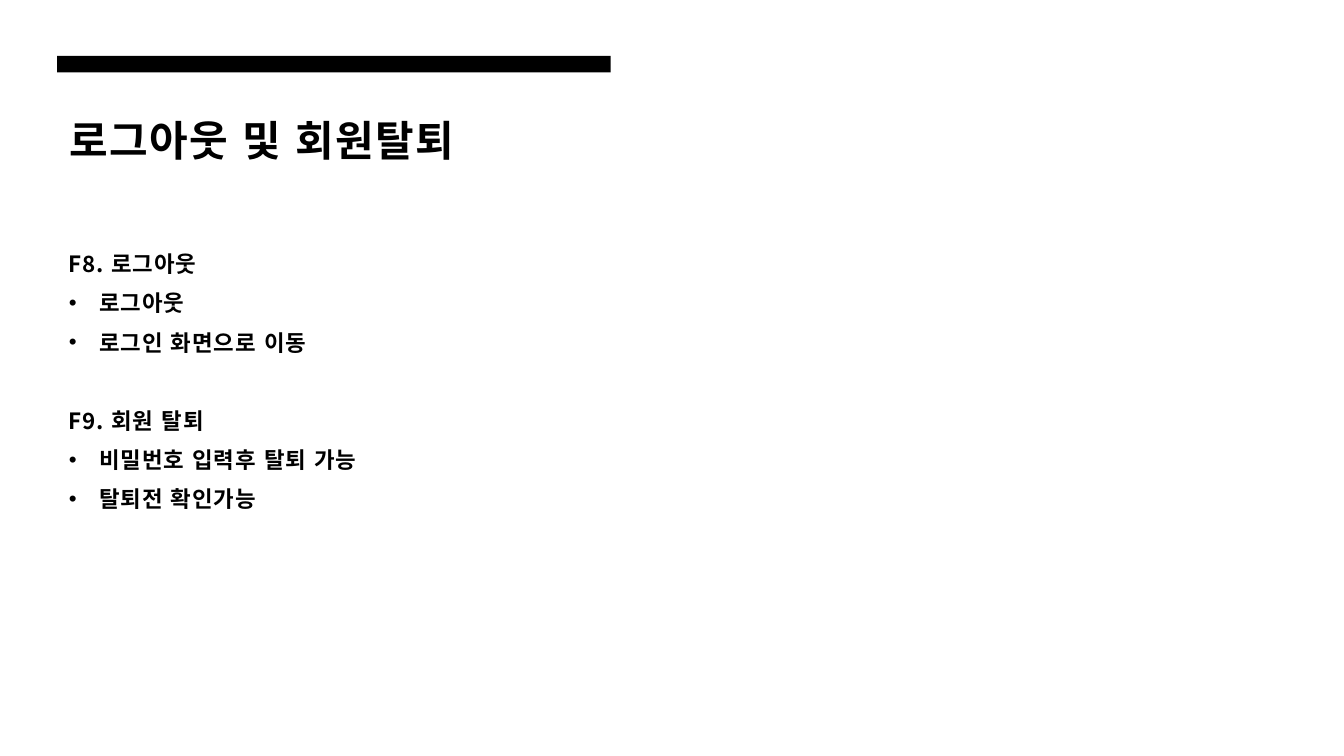
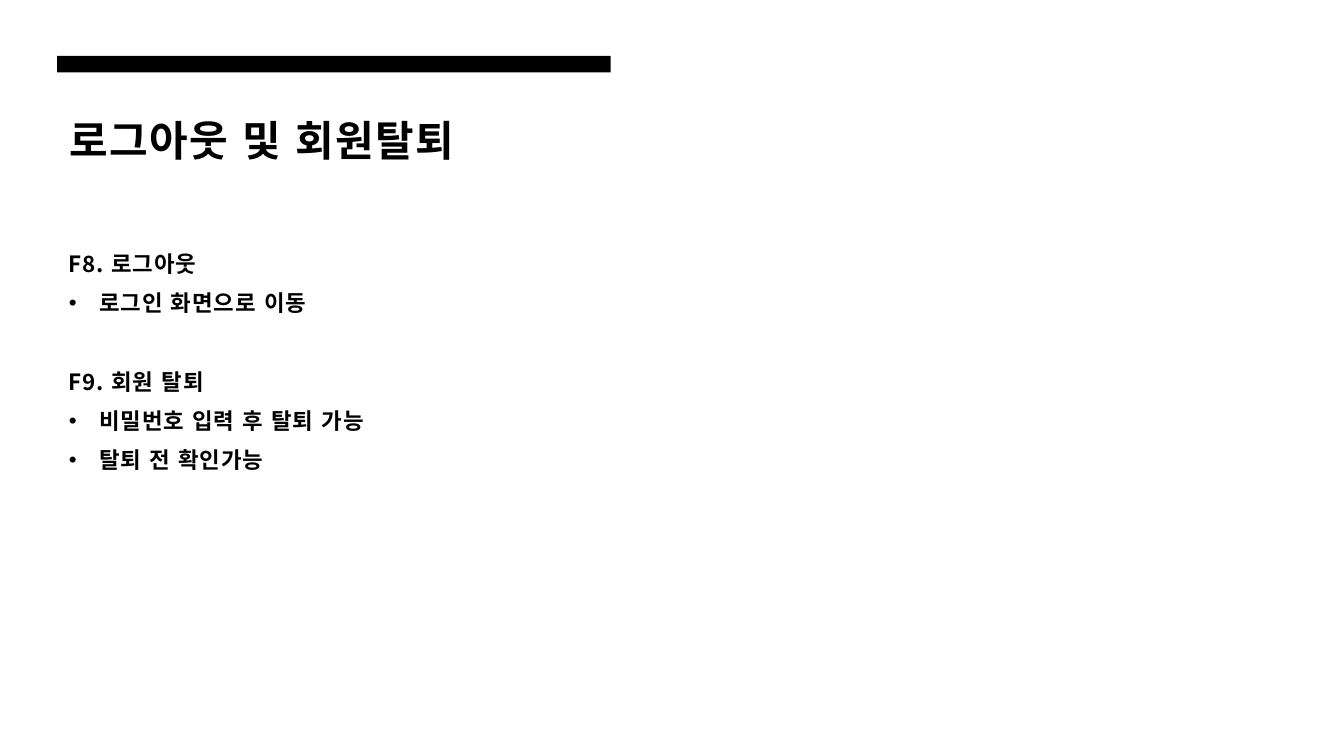
Before and after one commit to KIMSMING/AICO, a slide deck: slide 6 of 설계서/에코 기능 설계서.pptx. Drawn at 1344x756 pixels with LibreOffice and Linux fonts; fonts in the diff are those of the drawing. Boxes give left, top, right and bottom in pixels: in the first picture for what was removed or moved away, otherwise in the second. Text is boxed around its words. In the diff, an @@ line names an element or a change of style, - is before the commit and + after.

```diff
--- a/설계서/에코 기능 설계서.pptx
+++ b/설계서/에코 기능 설계서.pptx
@@ text at (99,292,184,313): paragraph removed @@
-      • 로그아웃
@@ text at (99,410,363,470): spaces changed @@
-      • 비밀번호 입력후 탈퇴 가능
-      • 탈퇴전 확인가능
+      • 비밀번호 입력 후 탈퇴 가능
+      • 탈퇴 전 확인가능
```
Also in this commit, not shown: 12 other slides changed, 4 other files.
